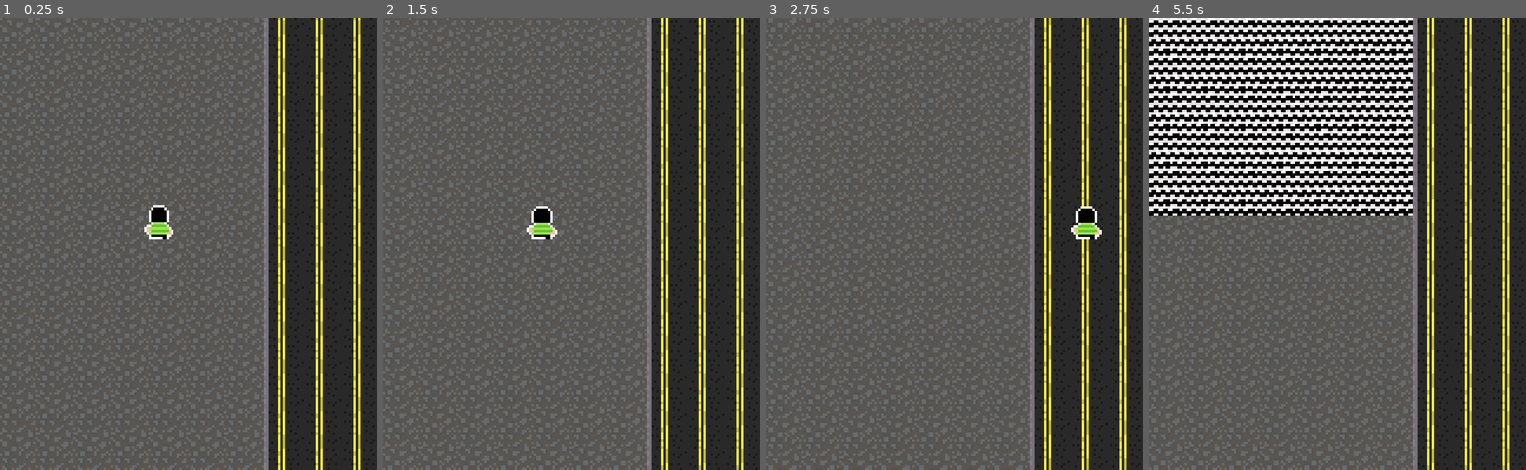
Above: before the commit, frames 1-4 (left to right).
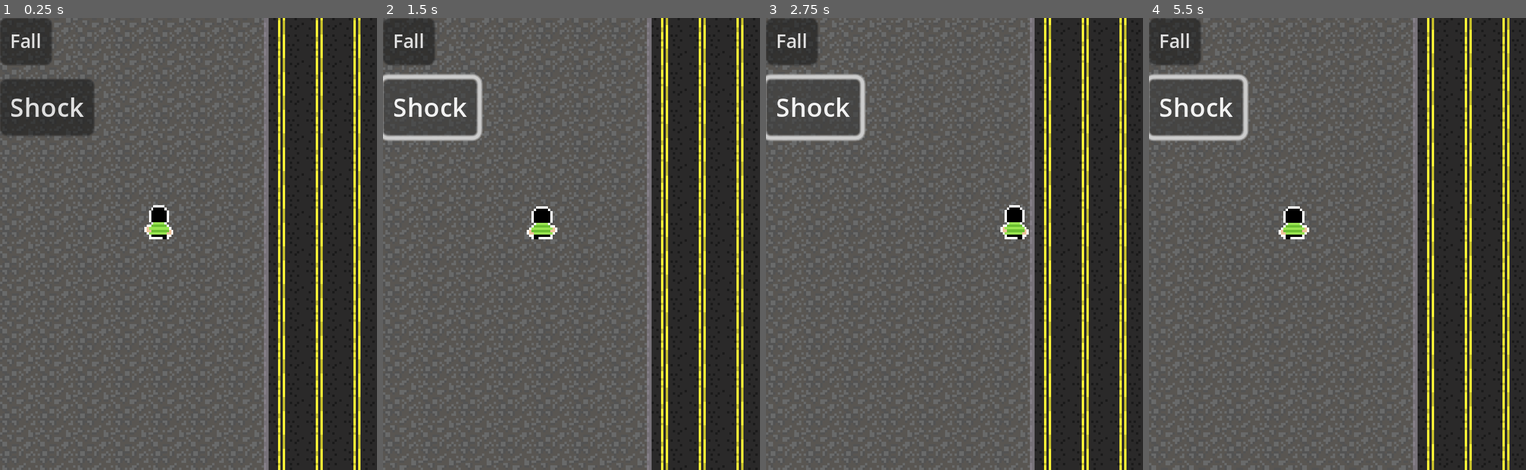
Above: after the commit, the same moments.

Repository: vitrolarium/brazilian-sidewalk
Game: Godot game, scene res://Objects/Scenes/Main.tscn
Same seed, same stepped clock (60 frames per second), same inputs: the game is played once before the commit and once after it. The project has no main scene, so this scene is started directly.
Inputs (mouse positions are in pixels of both pictures, inside the frame that each line leads up to):
- Up to frame 1 (0.25 s): no input
- Up to frame 2 (1.5 s): click (409, 40) at 0.5 s, where only the run after the commit has a clickable "Fall"; click (428, 108) at 1.25 s, where only the run after the commit has a clickable "Shock"
- Up to frame 3 (2.75 s): hold D (move_right) from 2.03 s (still down)
- Up to frame 4 (5.5 s): release D (move_right) at 2.78 s; hold S (move_down) 2.78-3.53 s; hold D (move_right) 3.53-4.28 s; hold W (move_up) 4.28-5.03 s; hold A (move_left) from 5.03 s (still down)

The runs differ from the first frame. In frame 1, 4.3% of the frame differs, in the area x 0-25%, y 0-27%; in frame 2, 5.6%; in frame 3, 6.0%; in frame 4, 33%, in the area x 0-96%, y 0-100%.

Commit message:
clamp player movement and debug buttons

Diff:
--- a/Objects/Player/player.gd
+++ b/Objects/Player/player.gd
@@ -1,7 +1,33 @@
 extends CharacterBody2D
+
+const _SPRITE_SIZE = Vector2(14, 14)
+const _WALKING_AREA = Rect2(0, 0, 112, 192)
+const _CLAMPPED_AREA = Rect2(
+	_WALKING_AREA.position + Vector2(0 + _SPRITE_SIZE.x / 2, _SPRITE_SIZE.y),
+	_WALKING_AREA.end - Vector2(_SPRITE_SIZE.x, _SPRITE_SIZE.y))
 
 @export var speed : int = 98
 
-func _physics_process(delta: float) -> void:
-	velocity = Vector2(Input.get_axis("move_left", "move_right"), Input.get_axis("move_up", "move_down")).normalized() * speed
-	move_and_slide()
+var is_dead = false
+
+func _physics_process(_delta: float) -> void:
+	var direction = Vector2(
+		Input.get_axis("move_left", "move_right"),
+		Input.get_axis("move_up", "move_down"))
+
+	if not is_dead:
+		velocity = direction.normalized() * speed
+		move_and_slide()
+		position = position.clamp(_CLAMPPED_AREA.position, _CLAMPPED_AREA.end)
+
+func shock():
+	$AnimationPlayer.play("shock")
+	is_dead = true
+
+func fall():
+	$AnimationPlayer.play("dead")
+	is_dead = true
+
+func reset():
+	$AnimationPlayer.play("walking")
+	is_dead = false
--- a/Objects/Player/player.tscn
+++ b/Objects/Player/player.tscn
@@ -220,6 +220,8 @@
 [node name="Player" type="CharacterBody2D"]
 script = ExtResource("1_htj8v")
 metadata/_edit_group_ = true
+metadata/_edit_horizontal_guides_ = [-14.0]
+metadata/_edit_vertical_guides_ = [-6.0]
 
 [node name="CollisionShape" type="CollisionShape2D" parent="."]
 position = Vector2(0.5, -8)
--- a/Objects/Scenes/Main.gd
+++ b/Objects/Scenes/Main.gd
@@ -1,11 +1,28 @@
 extends Node2D
 
+var game_is_running = true
 
-# Called when the node enters the scene tree for the first time.
 func _ready() -> void:
-	$SidewalkManager.is_enabled = true#pass # Replace with function body.
+	$SidewalkManager.is_enabled = true
 
 
-# Called every frame. 'delta' is the elapsed time since the previous frame.
-func _process(delta: float) -> void:
-	pass
+func _on_die_pressed() -> void:
+	if game_is_running:
+		$SidewalkManager.is_enabled = false
+		game_is_running = false
+		$Player.fall()
+	else:
+		game_is_running = true
+		$SidewalkManager.is_enabled = true
+		$Player.reset()
+
+
+func _on_shock_pressed() -> void:
+	if game_is_running:
+		$SidewalkManager.is_enabled = false
+		game_is_running = false
+		$Player.shock()
+	else:
+		game_is_running = true
+		$SidewalkManager.is_enabled = true
+		$Player.reset()
--- a/Objects/Scenes/Main.tscn
+++ b/Objects/Scenes/Main.tscn
@@ -6,8 +6,26 @@
 
 [node name="Main" type="Node2D"]
 script = ExtResource("1_fmxtq")
+metadata/_edit_vertical_guides_ = [112.0, 0.0]
+metadata/_edit_horizontal_guides_ = [0.0, 192.0]
 
 [node name="SidewalkManager" parent="." instance=ExtResource("1_fpg5d")]
 
 [node name="Player" parent="." instance=ExtResource("2_diuxg")]
 position = Vector2(67, 94)
+
+[node name="die" type="Button" parent="."]
+offset_right = 8.0
+offset_bottom = 8.0
+theme_override_font_sizes/font_size = 8
+text = "Fall"
+
+[node name="shock" type="Button" parent="."]
+offset_top = 26.0
+offset_right = 40.0
+offset_bottom = 50.0
+theme_override_font_sizes/font_size = 11
+text = "Shock"
+
+[connection signal="pressed" from="die" to="." method="_on_die_pressed"]
+[connection signal="pressed" from="shock" to="." method="_on_shock_pressed"]
